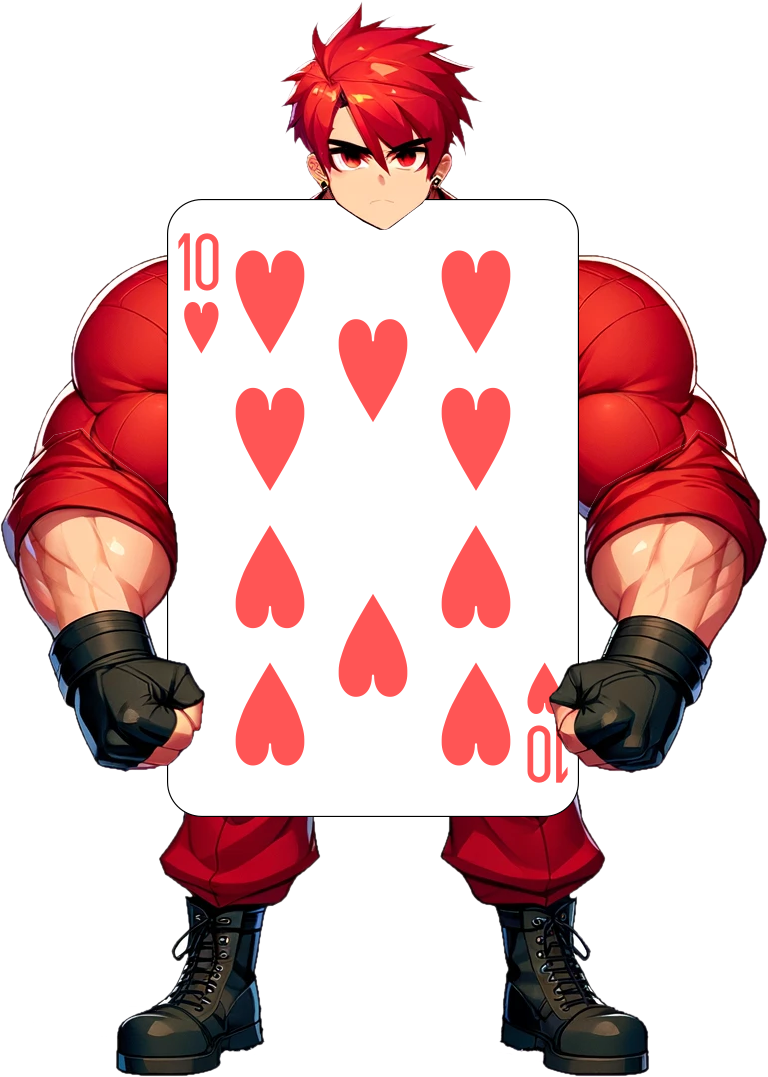
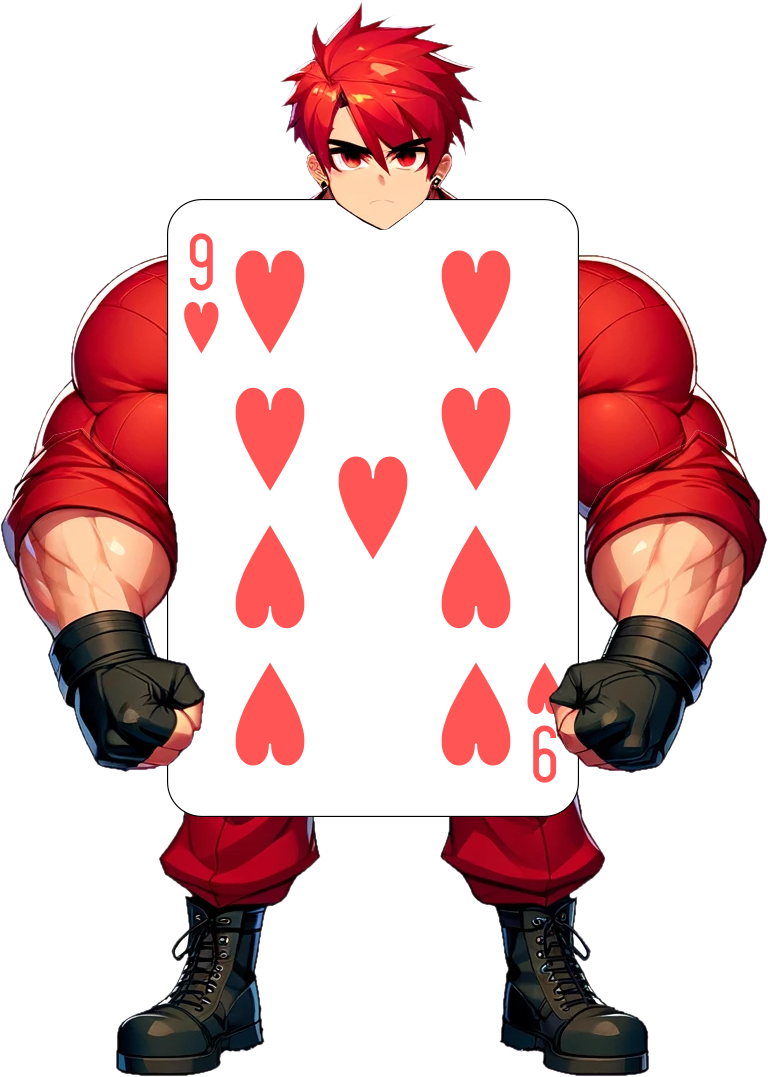
Layered file, before and after one edit (768x1077). Changes by layer:
added layer "English_pattern_9_of_hearts.svg" above "English_pattern_10_of_hearts.svg" over [178, 233, 568, 783]
hid "English_pattern_10_of_hearts.svg" over [178, 233, 568, 783]
